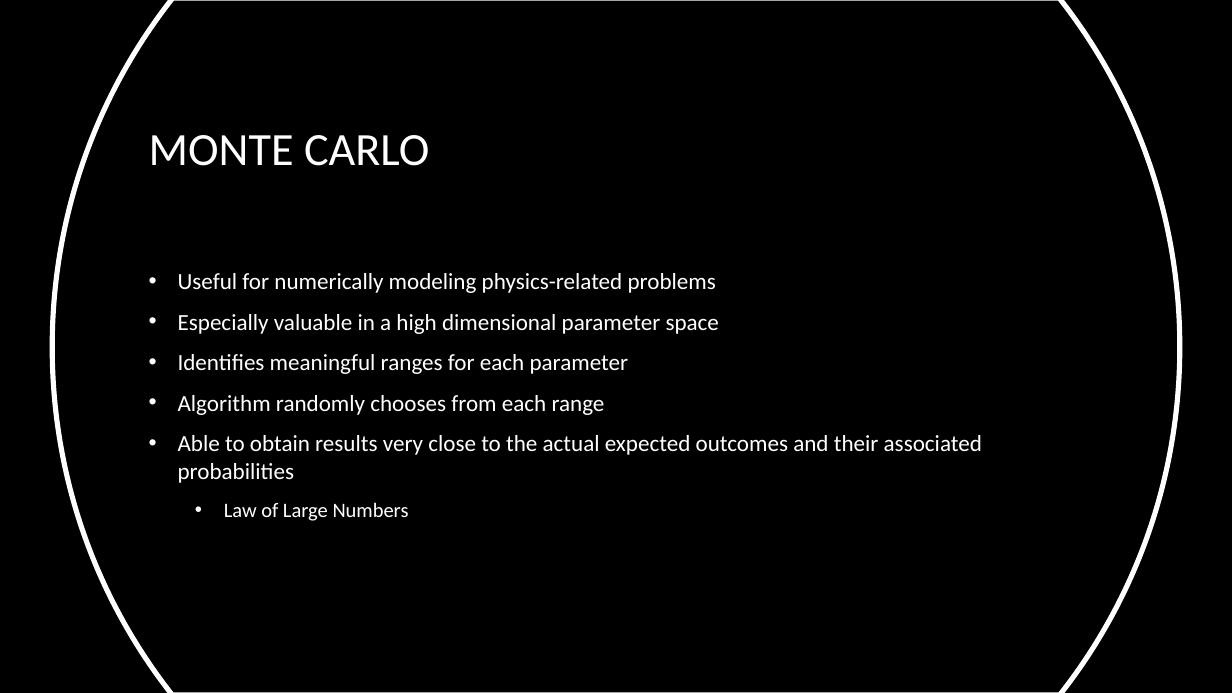
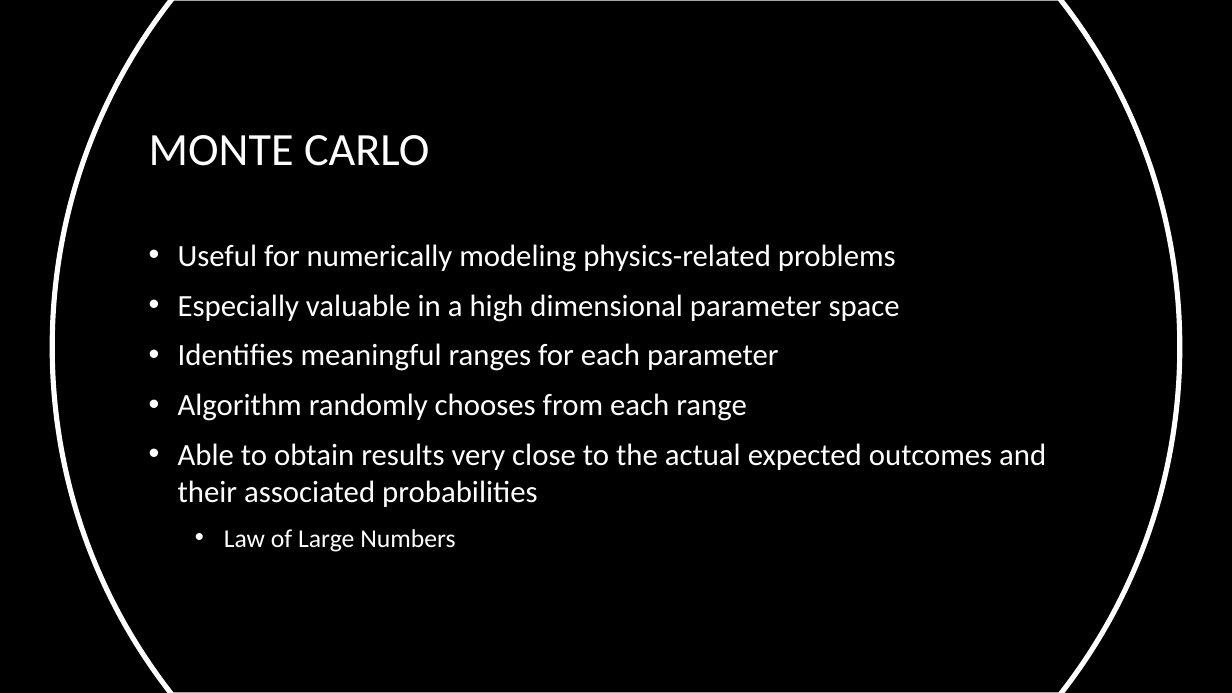
Before and after one commit to Smiley248/nasaspring, a slide deck: slide 3 of Presentations/NASA/NASA presentation.pptx (slide 4 before the commit). Drawn at 1232x693 pixels with LibreOffice and Linux fonts; fonts in the diff are those of the drawing; background and template pictures are left out. Boxes give left, top, right and bottom in pixels: in the first picture for what was removed or moved away, otherwise in the second. Text is boxed around its words. In the diff, an @@ line names an element or a change of style, - is before the commit and + after.

```diff
--- a/Presentations/NASA/NASA presentation.pptx
+++ b/Presentations/NASA/NASA presentation.pptx
@@ text "Useful for numerically modeling physics-related ..." at (x1=178, y1=244, x2=1046, y2=552): size 18 to 24 pt; size 16 to 20 pt in "Law of Large Numbers" @@
```
Also in this commit, not shown: 6 other slides changed, 4 slides added, 2 slides removed.
